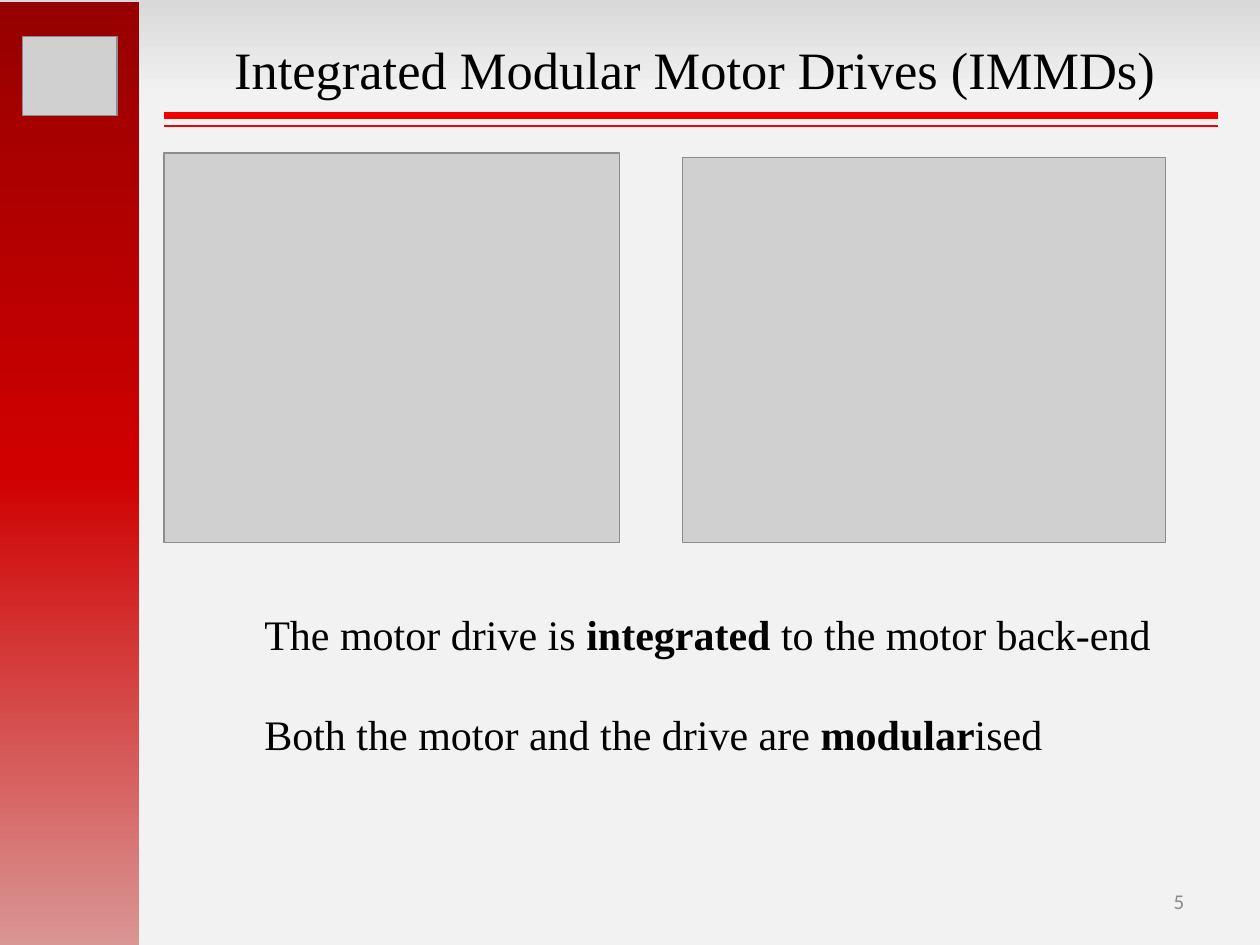
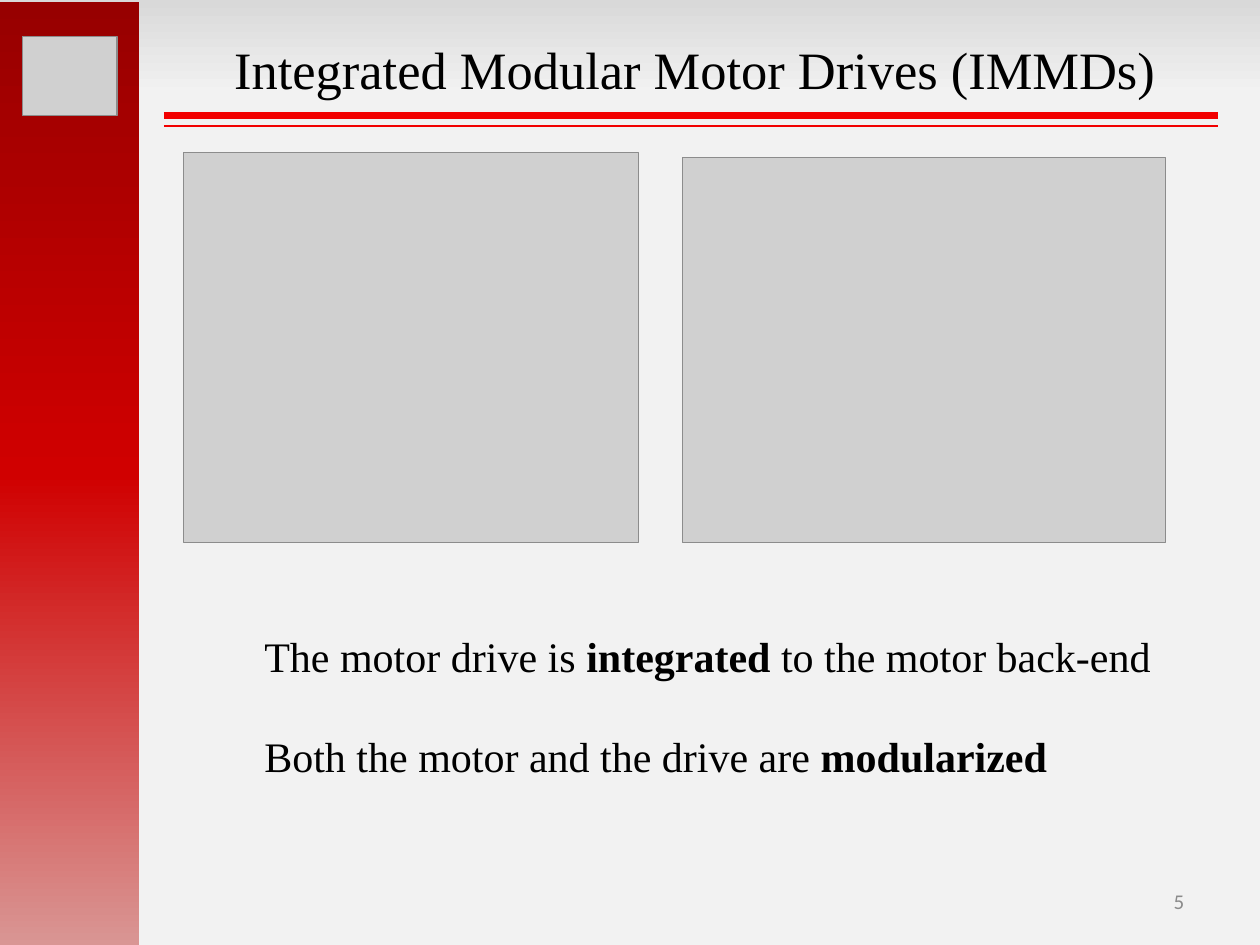
Before and after one commit to hakanpolat/IMMD, a slide deck: slide 5 of GRW2017/sunum/GRW2017_MesutUğur.pptx. Drawn at 1260x945 pixels with LibreOffice and Linux fonts; fonts in the diff are those of the drawing; grey boxes stand for pictures. Boxes give left, top, right and bottom in pixels: in the first picture for what was removed or moved away, otherwise in the second. Text is boxed around its words. In the diff, an @@ line names an element or a change of style, - is before the commit and + after.

```diff
--- a/GRW2017/sunum/GRW2017_MesutUğur.pptx
+++ b/GRW2017/sunum/GRW2017_MesutUğur.pptx
@@ picture: place and size @@
-picture at [164,152,620,542]
+picture at [183,152,639,542]
@@ text "The motor drive is integrated ...": place and size @@
-text "The motor drive is integrated ..." at [264,621,1151,751]
+text "The motor drive is integrated ..." at [264,643,1151,773]
@@ text at [264,743,1047,773]: text changed @@
-Both the motor and the drive are modularised
+Both the motor and the drive are modularized
```
Also in this commit, not shown: 7 other slides changed, 6 slides added, 33 other files.
